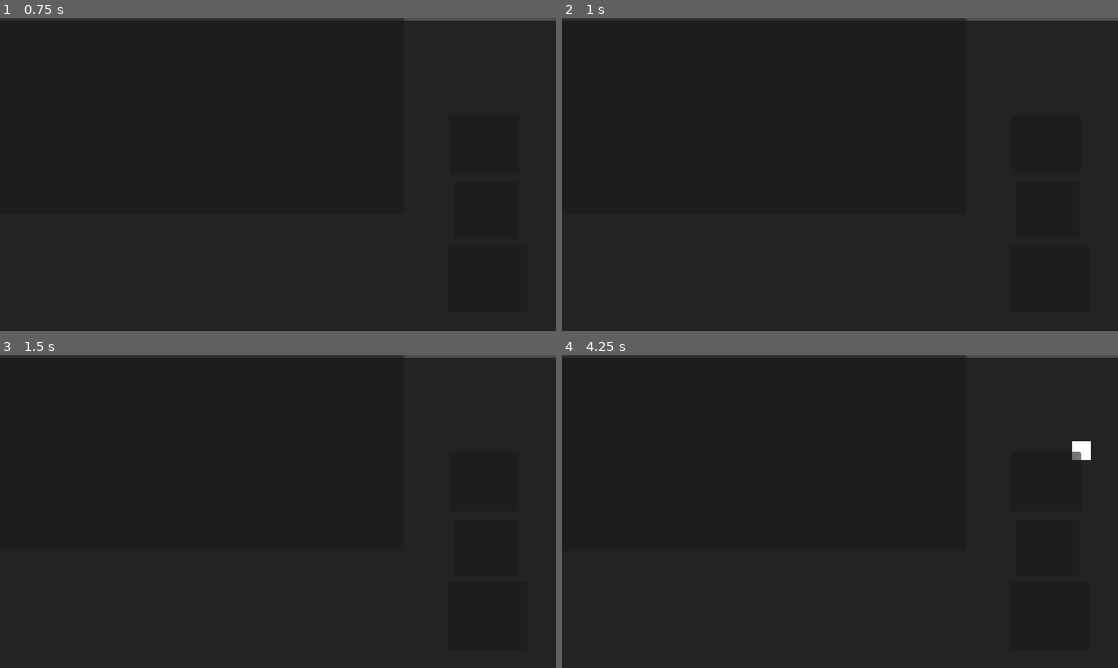
Above: before the commit, frames 1-4 (two rows, left to right).
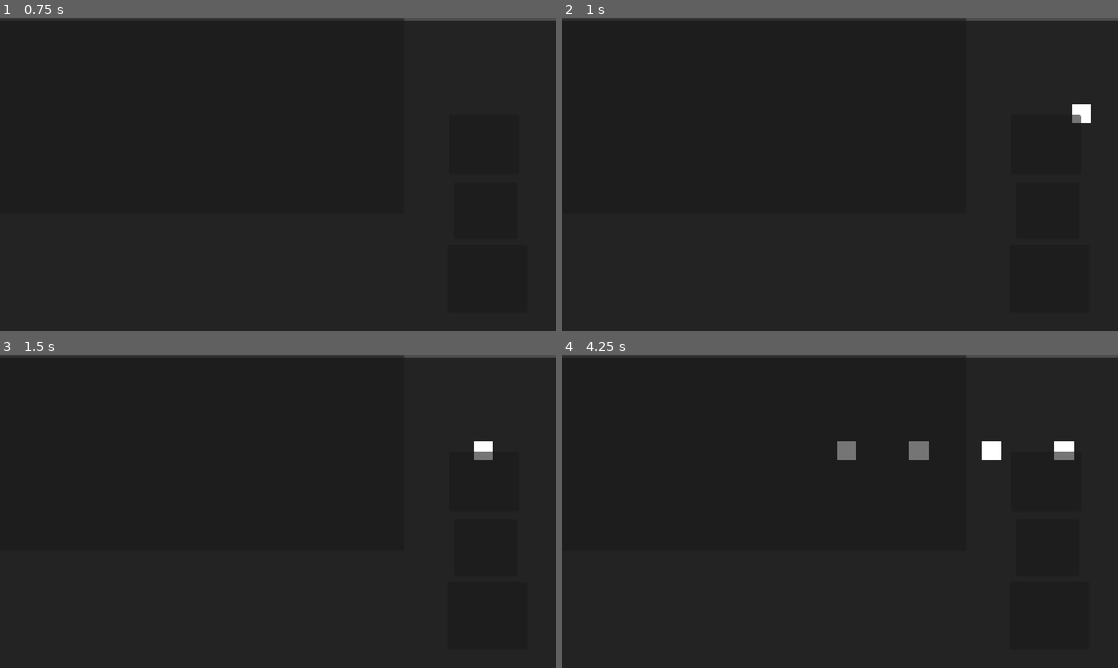
Above: after the commit, the same moments.

Repository: Josedecald/Logistica
Game: Godot game, scene res://scenes/game/Game.tscn
Same seed, same stepped clock (60 frames per second), same inputs: the game is played once before the commit and once after it. This scene is started directly instead of the project's main scene.
Inputs (mouse positions are in pixels of both pictures, inside the frame that each line leads up to):
- Up to frame 1 (0.75 s): tap Enter at 0.5 s; move the mouse to (400, 158) at 0.52 s; click (400, 158) at 0.67 s
- Up to frame 2 (1 s): no input
- Up to frame 3 (1.5 s): click (500, 448) at 1.27 s
- Up to frame 4 (4.25 s): click (1079, 448) at 2.02 s; click (1023, 448) at 2.77 s; click (973, 448) at 3.52 s

Frame 1 is identical in both runs. In frame 2, 0.2% of the frame differs, in the area x 91-96%, y 27-34%; in frame 3, 0.2%; in frame 4, 1.0%, in the area x 49-96%, y 27-34%.

Commit message:
Se añaden cambios en movimiento de container

Diff:
--- a/Scripts/objects/conveyor.gd
+++ b/Scripts/objects/conveyor.gd
@@ -15,6 +15,8 @@
 	pass
 
 func _process(delta: float) -> void:
+	for container in conveyor_queue:
+		container.position.x -= speed * delta
 	elapsed += delta
 	while elapsed >= spawn_interval:
 		if can_spawn_container():
@@ -26,21 +28,12 @@
 func create_container():
 	if soul_container_scene:
 		var new_container = soul_container_scene.instantiate() as SoulContainer
-
 		add_child(new_container)
 		conveyor_queue.append(new_container)
-
 		new_container.position = spawn_point.position
-		new_container.target_position = spawn_point.position
-
-		update_targets()
 
 func can_spawn_container() -> bool:
-	if get_last_container():
-		return true
-	return false
 
-func get_last_container() -> bool:
 	if conveyor_queue.is_empty():
 		return true
 	var spawn_x = spawn_point.position.x
@@ -49,12 +42,3 @@
 	if distance > container_spacing:
 		return true
 	return false
-
-func update_targets() -> void:
-	for i in conveyor_queue.size():
-		var container = conveyor_queue[i]
-
-		container.target_position = Vector2(
-			spawn_point.position.x - (i * container_spacing),
-			spawn_point.position.y
-		)
--- /dev/null
+++ b/Scripts/objects/gate.gd
@@ -0,0 +1,18 @@
+extends Panel
+class_name Gate
+
+enum Destino { CIELO, REENCARNACION, INFIERNO }
+
+@export var destino: Destino = Destino.CIELO
+
+signal gate_clicked(destino: Destino, gate: Gate)
+
+func _gui_input(event: InputEvent) -> void:
+	if event is InputEventMouseButton and event.pressed and event.button_index == MOUSE_BUTTON_LEFT:
+		gate_clicked.emit(destino, self)
+
+func receive_container(container: SoulContainer) -> void:
+	var tween := create_tween()
+	tween.tween_property(container, "modulate:a", 0.0, 0.2)
+	tween.parallel().tween_property(container, "scale", Vector2(0.3, 0.3), 0.2)
+	tween.finished.connect(container.queue_free)
--- a/Scripts/objects/soul_container.gd
+++ b/Scripts/objects/soul_container.gd
@@ -2,18 +2,7 @@
 
 class_name SoulContainer
 
-var target_position: Vector2
-@export var move_speed := 300.0
 
 var case_file
 var container_id := ""
 var state
-
-func _ready() -> void:
-	target_position = position
-
-func _process(delta: float) -> void:
-	position = position.move_toward(
-		target_position,
-		move_speed * delta
-	)
--- a/scenes/objects/conveyor.tscn
+++ b/scenes/objects/conveyor.tscn
@@ -12,7 +12,8 @@
 offset_right = 5.0
 offset_bottom = 189.43997
 script = ExtResource("1_rukxg")
-container_spacing = 200.0
+spawn_interval = 1.0
+container_spacing = 30.0
 soul_container_scene = ExtResource("2_ooh5n")
 
 [node name="SpawnPoint" type="Marker2D" parent="." unique_id=259935331]
--- a/scenes/objects/gates.tscn
+++ b/scenes/objects/gates.tscn
@@ -1,4 +1,6 @@
 [gd_scene format=3 uid="uid://bp8h4b6ukcwpv"]
+
+[ext_resource type="Script" uid="uid://ctth24is2xmcq" path="res://Scripts/objects/gate.gd" id="1_n2bjk"]
 
 [node name="Gates" type="Control" unique_id=1350567159]
 layout_mode = 3
@@ -12,6 +14,7 @@
 offset_top = 200.0
 offset_right = 1092.0
 offset_bottom = 323.0
+script = ExtResource("1_n2bjk")
 
 [node name="ReincarnationGate" type="Panel" parent="." unique_id=1287267941]
 layout_mode = 0
@@ -19,6 +22,8 @@
 offset_top = 339.0
 offset_right = 1089.0
 offset_bottom = 456.0
+script = ExtResource("1_n2bjk")
+destino = 1
 
 [node name="HellGate" type="Panel" parent="." unique_id=1616760294]
 layout_mode = 0
@@ -26,3 +31,5 @@
 offset_top = 469.0
 offset_right = 1110.0
 offset_bottom = 609.0
+script = ExtResource("1_n2bjk")
+destino = 2
--- a/scenes/objects/soul_container.tscn
+++ b/scenes/objects/soul_container.tscn
@@ -6,8 +6,8 @@
 anchors_preset = -1
 anchor_right = 0.007
 anchor_bottom = 0.012
-offset_right = -0.06400013
-offset_bottom = 0.22399998
+offset_right = 31.936
+offset_bottom = 32.224
 script = ExtResource("1_p12tj")
 
 [node name="Background" type="Panel" parent="." unique_id=1256755065]
Not shown, added: Documentos/SImulador_Logistico_Del_Purgatorio.txt
Not shown, added: Scripts/objects/gate.gd.uid
Not shown, changed: .gitignore
